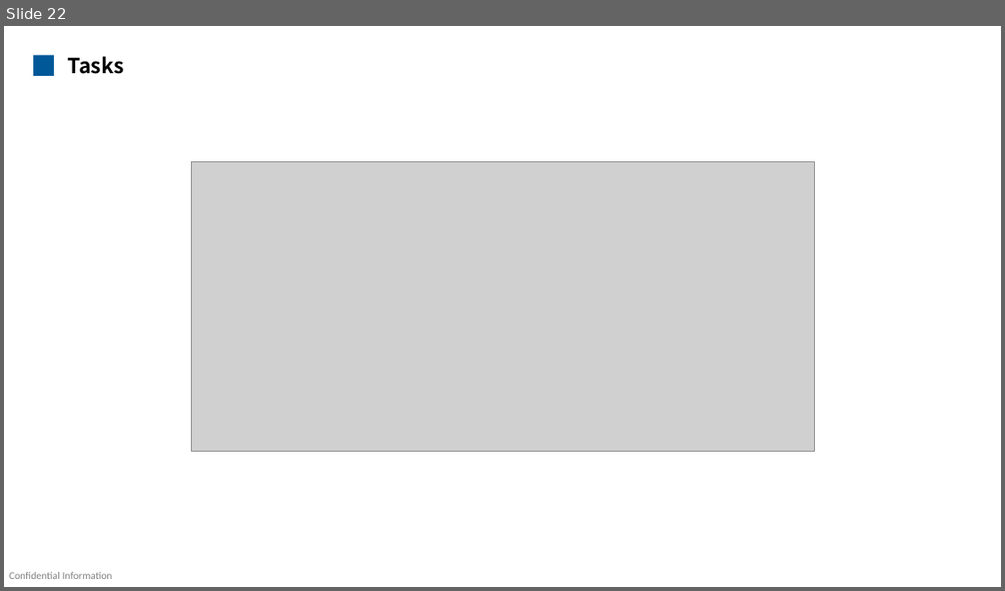
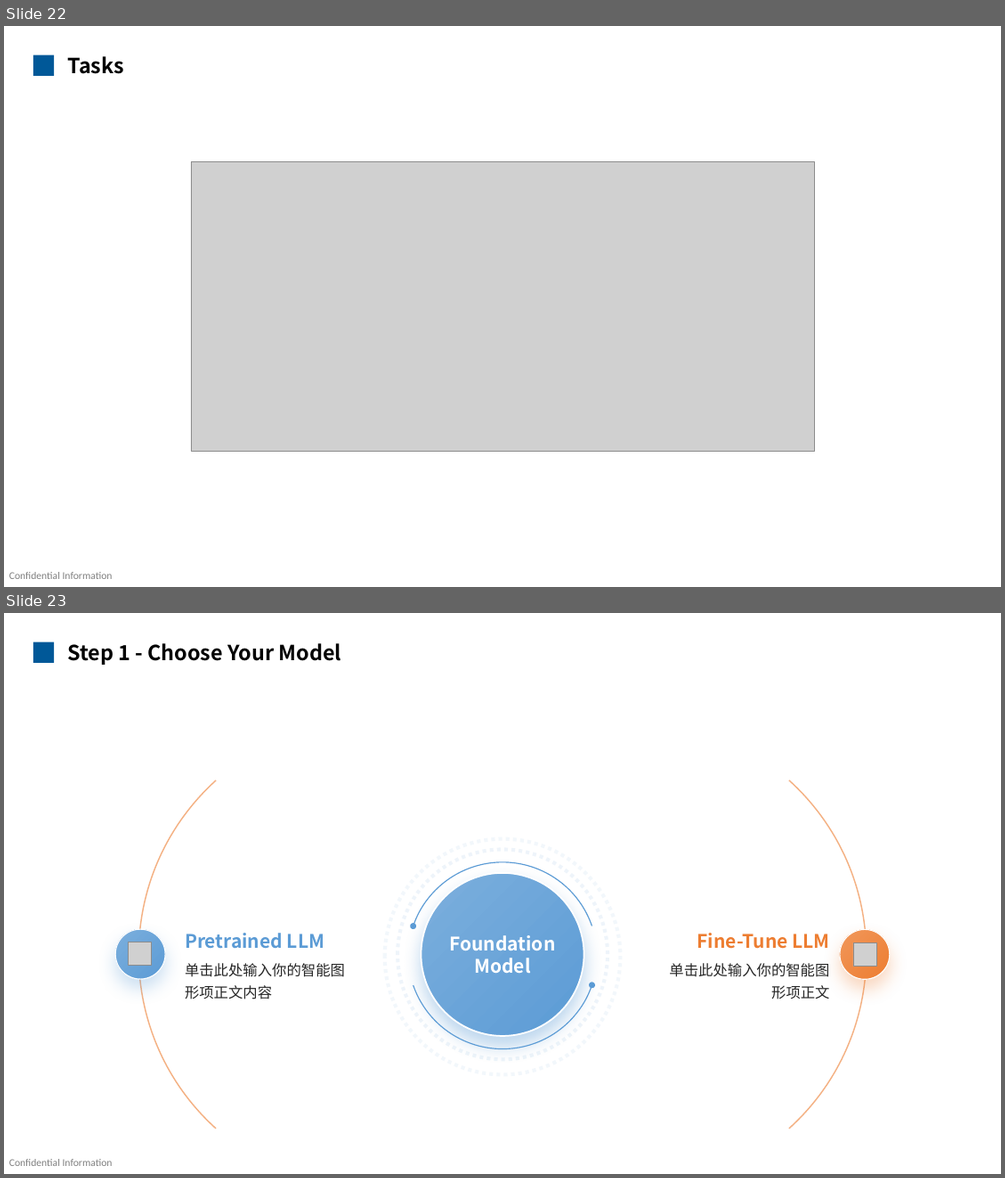
Before and after one commit to mengqinxue/KBase, a slide deck: 01_Data_Scientist/LLM/1-Basics.pptx. Shown one above the other, each under a label of ours: slide 22 before the commit, slides 22 and 23 after it. The pictures are 1005x591 and 1005x1178 pixels, drawn with LibreOffice and Linux fonts; fonts in the diff are those of the drawing; grey boxes stand for pictures. Boxes give left, top, right and bottom in pixels: in the first picture for what was removed or moved away, otherwise in the second. Text is boxed around its words. In the diff, an @@ line names an element or a change of style, - is before the commit and + after.

```diff
--- a/01_Data_Scientist/LLM/1-Basics.pptx
+++ b/01_Data_Scientist/LLM/1-Basics.pptx
@@ slide 23 added at [4,613,1001,1174], background #FFFFFF; not listed: 1 template element that a slide beside it also shows @@
@@ rectangle added at [33,642,54,663], fill #005898 @@
@@ text added at [67,643,342,665], 20 pt, text #000000, bold @@
+Step 1 - Choose Your Model
@@ freeform shape added at [138,780,216,1128], outline #F4B183 1.25 pt @@
@@ freeform shape added at [789,780,866,1128], outline #F4B183 1.25 pt @@
@@ arc (boxed as its full ellipse) added at [382,836,623,1077], outline #5B9BD5 1 pt @@
@@ arc (boxed as its full ellipse) added at [382,834,623,1075], outline #5B9BD5 1 pt @@
@@ ellipse added at [385,839,620,1074], outline #5B9BD5 3.5 pt dashed @@
@@ ellipse added at [397,850,607,1060], outline #5B9BD5 3.5 pt dashed @@
@@ ellipse added at [421,873,584,1036], fill gradient #5B9BD5 to #7CAFDD, outline #FFFFFF 1.5 pt, 18 pt, text #FFFFFF, bold @@
+Foundation Model
@@ ellipse added at [115,929,165,980], fill gradient #5B9BD5 to #7CAFDD, outline #FFFFFF 1 pt @@
@@ text added at [185,933,324,949], 18 pt, text #5B9BD5, bold @@
+Pretrained LLM
@@ text added at [697,933,829,949], 18 pt, text #ED7D31, bold @@
+Fine-Tune LLM
@@ ellipse added at [840,929,890,980], fill gradient #ED7D31 to #F1975A, outline #FFFFFF 1 pt @@
@@ picture added at [128,941,152,965] @@
@@ picture added at [853,943,877,966] @@
@@ text added at [185,963,345,999], 14 pt, text #262626 @@
+单击此处输入你的智能图
+形项正文内容
@@ text added at [669,963,829,999], 14 pt, text #262626 @@
+单击此处输入你的智能图
+形项正文
```
Also in this commit, not shown: 47 other slides added.
